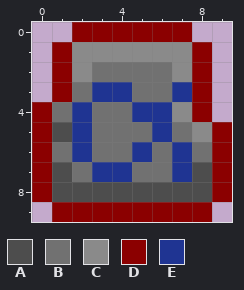
Two versions of one pixel-art sprite, Art/16x16 Pixel Art Roguelike (Forest) Pack/items/rune_alf_icon_cursed.png. The picture above is the old version.
The file is 10x10 pixels.
Palette (. is transparent): A #4d4d4d  B #717171  C #8a8a8a  D #8b0000  E #1f3492
Pixels before, first column x 0:
 0 ..DDDDDD..
 1 .DCCCCCCD.
 2 .DCBBBBCD.
 3 .DBEEBBED.
 4 DBEBBEECD.
 5 DAEBBBEBCD
 6 DBEBBEBEBD
 7 DABEEBBEAD
 8 DAAAAAAAAD
 9 .DDDDDDDD.
After:
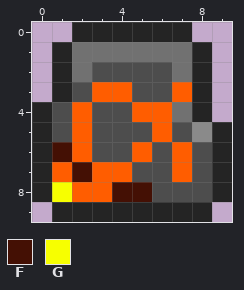
Colours new in this view: F #441004  G #f7ff00
Change:
colour D: #8b0000 -> #242424
colour E: #1f3492 -> #ff5d00
Changed rows in their new state; - is a pixel that keeps its letter.
first column x 1:
 1 -BBBBBB-
 2 -BAAAAB-
 3 -A--AA--
 4 A-AA--B-
 5 --AAA-A-
 6 F-AA-A-A
 7 EF--AA--
 8 GEEFF---
Boxes around the changes in both pictures, in picture pixels (x1, y1, x2, y2):
changed: (32, 22, 232, 222)
